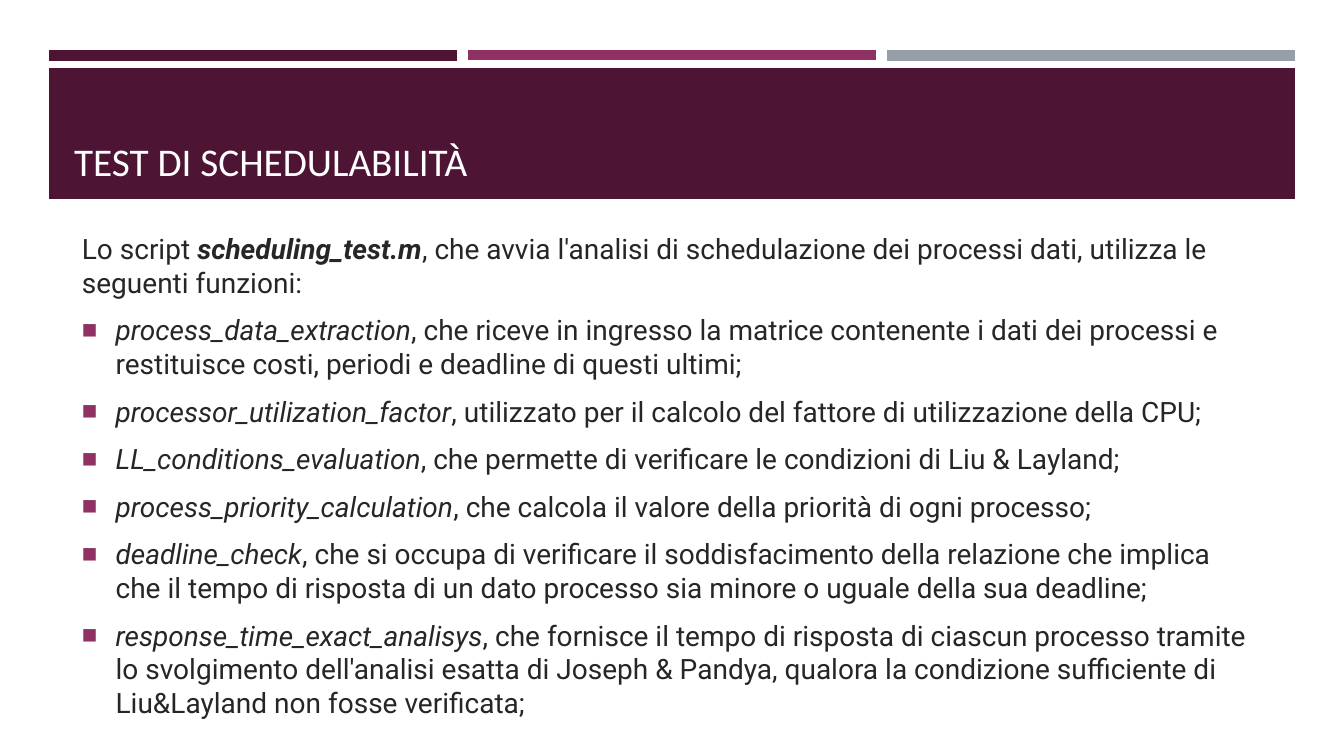
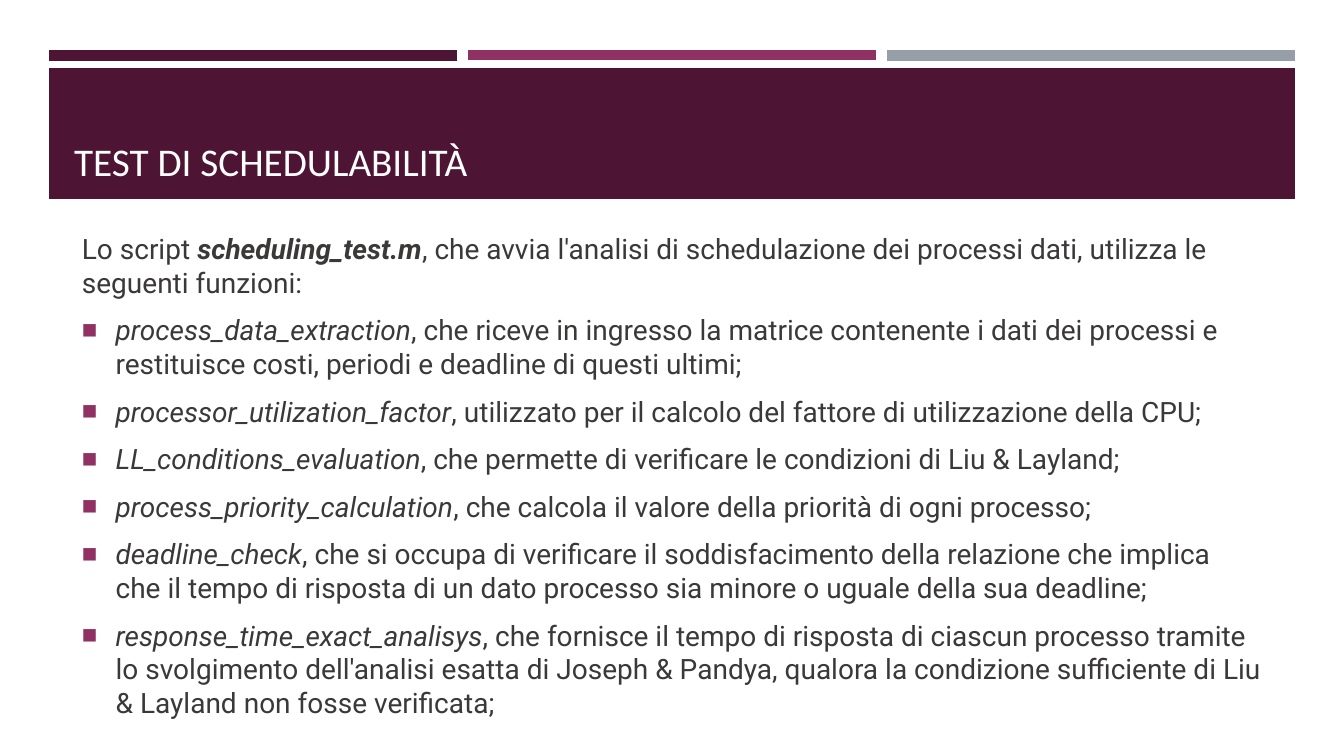
Before and after one commit to ivochan/SchedulingExercise, a slide deck: slide 38 of presentation/Algoritmi di scheduling real-time.odp. Drawn at 1344x756 pixels with LibreOffice and Linux fonts; fonts in the diff are those of the drawing. Boxes give left, top, right and bottom in pixels: in the first picture for what was removed or moved away, otherwise in the second. Text is boxed around its words. In the diff, an @@ line names an element or a change of style, - is before the commit and + after.

```diff
--- a/presentation/Algoritmi di scheduling real-time.odp
+++ b/presentation/Algoritmi di scheduling real-time.odp
@@ text at [82,238,1218,604]: text colour #262626 to #3B3838 in "Lo script scheduling_test.m, che avvia l'analisi di ...", "process_data_extraction, che riceve in ingresso la matrice ...", "processor_utilization_factor, utilizzato per il calcolo del  ...", "LL_conditions_evaluation, che permette di verificare le cond ..." and 2 more places @@
@@ text at [116,624,1260,719]: text changed; text colour #262626 to #3B3838 @@
-■ response_time_exact_analisys, che fornisce il tempo di risposta di ciascun processo tramite lo svolgimento dell'analisi esatta di Joseph & Pandya, qualora la condizione sufficiente di Liu&Layland non fosse verificata;
+■ response_time_exact_analisys, che fornisce il tempo di risposta di ciascun processo tramite lo svolgimento dell'analisi esatta di Joseph & Pandya, qualora la condizione sufficiente di Liu & Layland non fosse verificata;
```
Also in this commit, not shown: 23 other slides changed, 2 other files.
